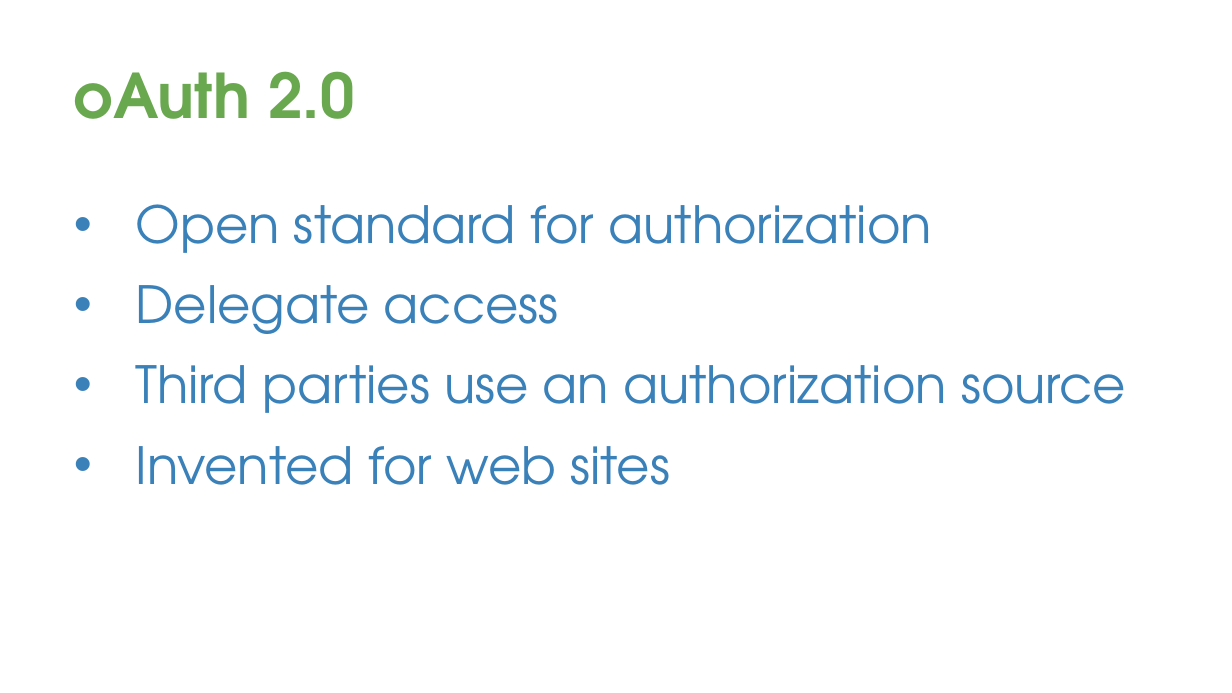
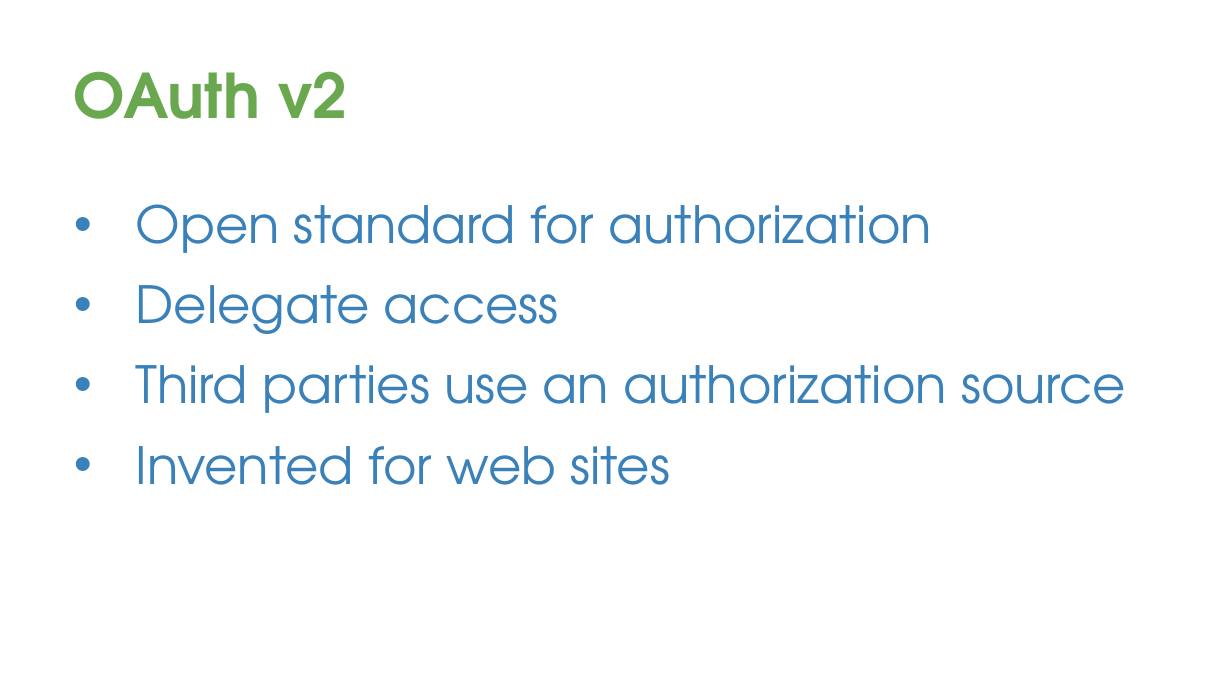
Before and after one commit to davetrux/gdgmidevfest-2017, a slide deck: slide 27 of MobileAuthWebWorld.pptx (slide 25 before the commit). Drawn at 1232x693 pixels with LibreOffice and Linux fonts; fonts in the diff are those of the drawing; background and template pictures are left out. Boxes give left, top, right and bottom in pixels: in the first picture for what was removed or moved away, otherwise in the second. Text is boxed around its words. In the diff, an @@ line names an element or a change of style, - is before the commit and + after.

```diff
--- a/MobileAuthWebWorld.pptx
+++ b/MobileAuthWebWorld.pptx
@@ title at (x1=74, y1=71, x2=347, y2=119): text changed @@
-oAuth 2.0
+OAuth v2
```
Also in this commit, not shown: 9 other slides changed, 5 slides added, 4 slides removed.
